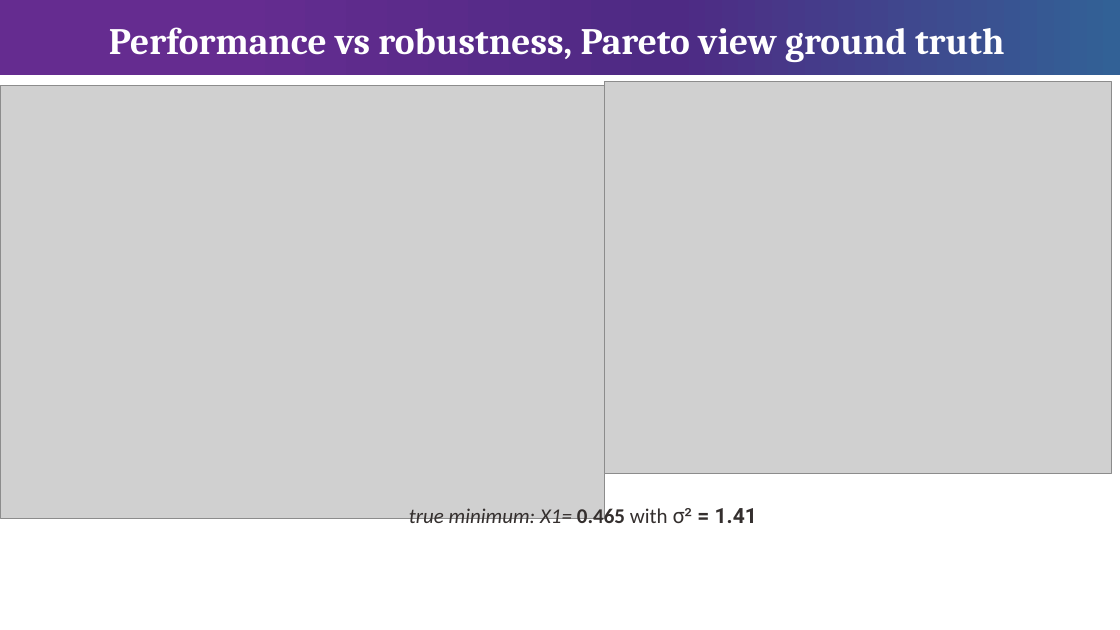
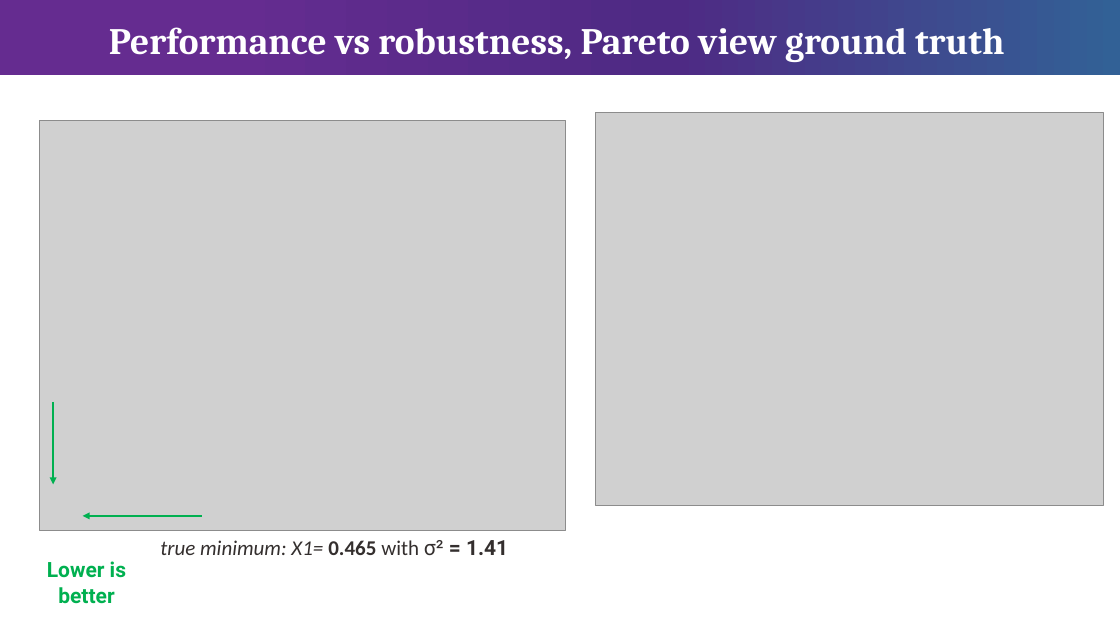
Before and after one commit to Chris1504-fdz/heter_lvgp, a slide deck: slide 6 of Heter_bo.pptx (slide 5 before the commit). Drawn at 1120x630 pixels with LibreOffice and Linux fonts; fonts in the diff are those of the drawing; grey boxes stand for pictures. Boxes give left, top, right and bottom in pixels: in the first picture for what was removed or moved away, otherwise in the second. Text is boxed around its words. In the diff, an @@ line names an element or a change of style, - is before the commit and + after.

```diff
--- a/Heter_bo.pptx
+++ b/Heter_bo.pptx
@@ picture: place and size @@
-picture at (604,82,1112,474)
+picture at (596,113,1103,505)
@@ picture: place and size @@
-picture at (0,86,604,519)
+picture at (39,120,566,530)
@@ arrow added from (53, 402) to (53, 485), #00B050 1.5 pt @@
@@ arrow added from (202, 516) to (82, 516), #00B050 1.5 pt @@
@@ text "true minimum: X1= 0.465 with ..." rewrapped from (409,506,757,530) to (160,540,508,555) @@
@@ text added at (47,561,126,604), 18 pt, text #00B050, bold @@
+Lower is better
```
Also in this commit, not shown: 5 other slides changed, 7 slides added, 4 slides removed, 3 other files.
